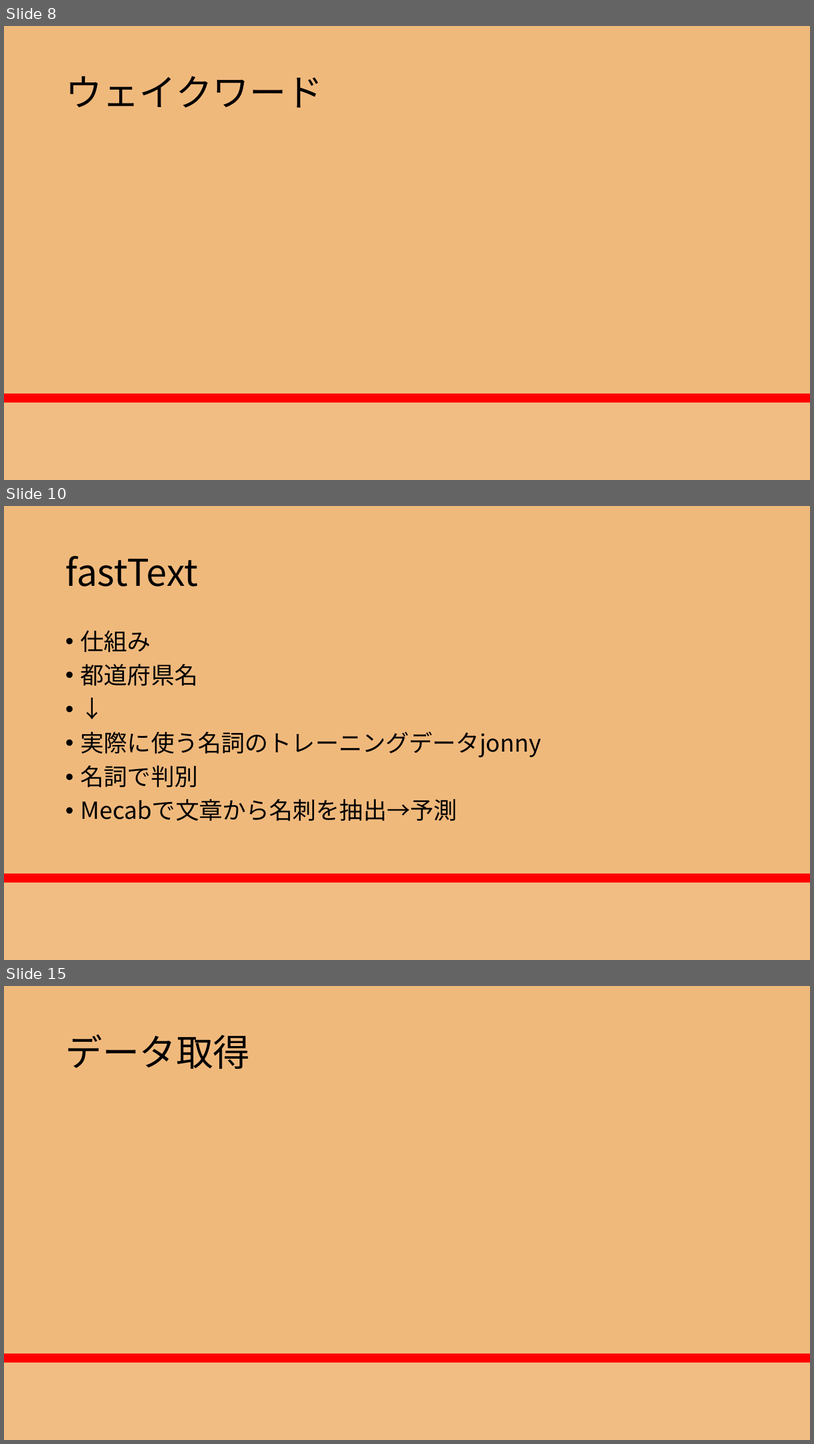
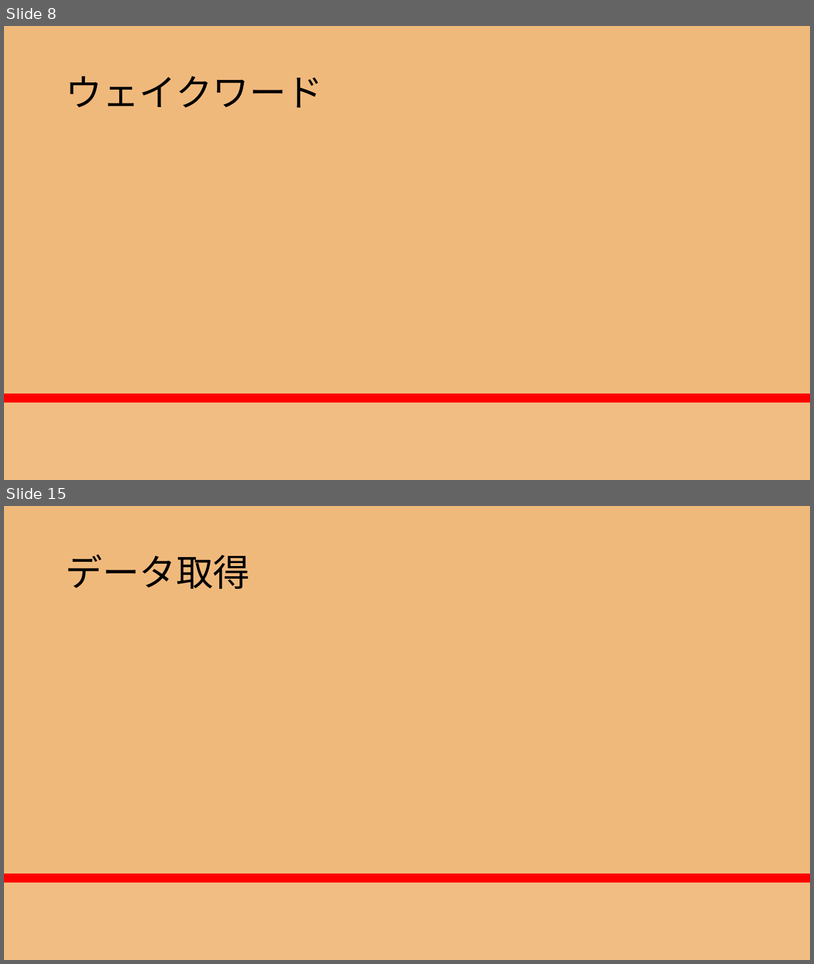
Before and after one commit to RikiishiSuzunosuke/AIspeaker_yosie, a slide deck: presentation/AIスピーカー開発_3_山田.pptx. Shown one above the other, each under a label of ours: slides 8, 10 and 15 before the commit, slides 8 and 15 after it; the slides between them are not shown. The pictures are 814x1444 and 814x964 pixels, drawn with LibreOffice and Linux fonts; fonts in the diff are those of the drawing. Boxes give left, top, right and bottom in pixels: in the first picture for what was removed or moved away, otherwise in the second. Text is boxed around its words. In the diff, an @@ line names an element or a change of style, - is before the commit and + after.

```diff
--- a/presentation/AIスピーカー開発_3_山田.pptx
+++ b/presentation/AIスピーカー開発_3_山田.pptx
@@ slide 10 removed at (4, 506, 810, 960), background gradient #F0B97C to #FF0000 to #F86446 to #F1BD83 @@
@@ title removed at (65, 556, 198, 586) @@
-fastText
@@ text removed at (81, 630, 542, 821) @@
-• 仕組み
-• 都道府県名
-• ↓
-• 実際に使う名詞のトレーニングデータjonny
-• 名詞で判別
-• Mecabで文章から名刺を抽出→予測
```
Also in this commit, not shown: 5 slides changed, 1 slide added, 1 other file.
